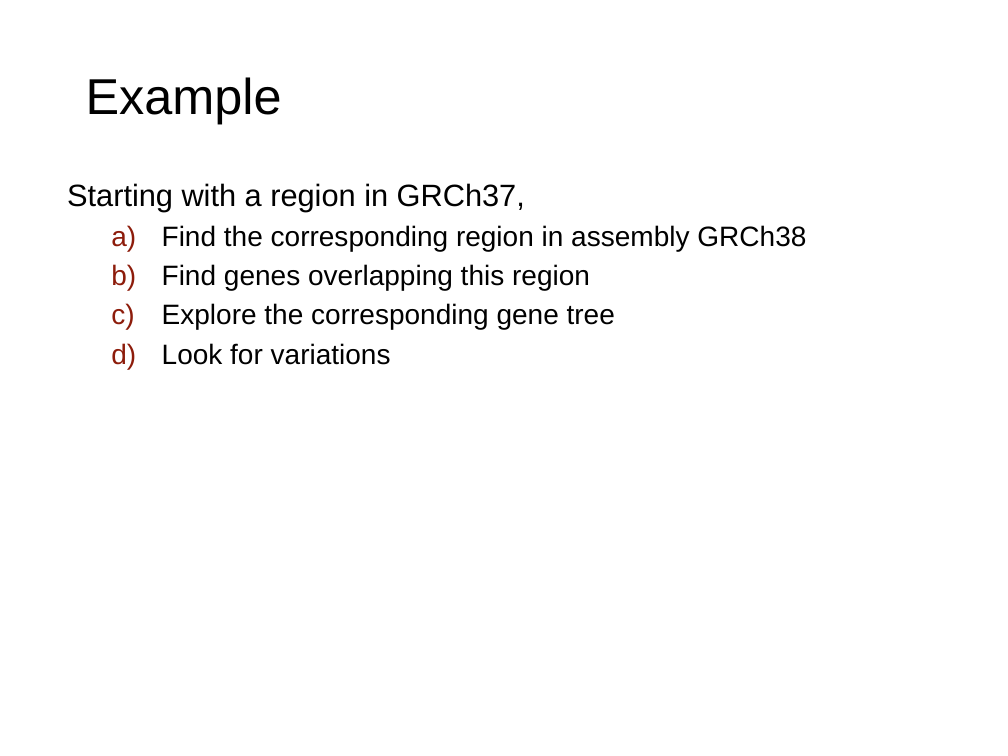
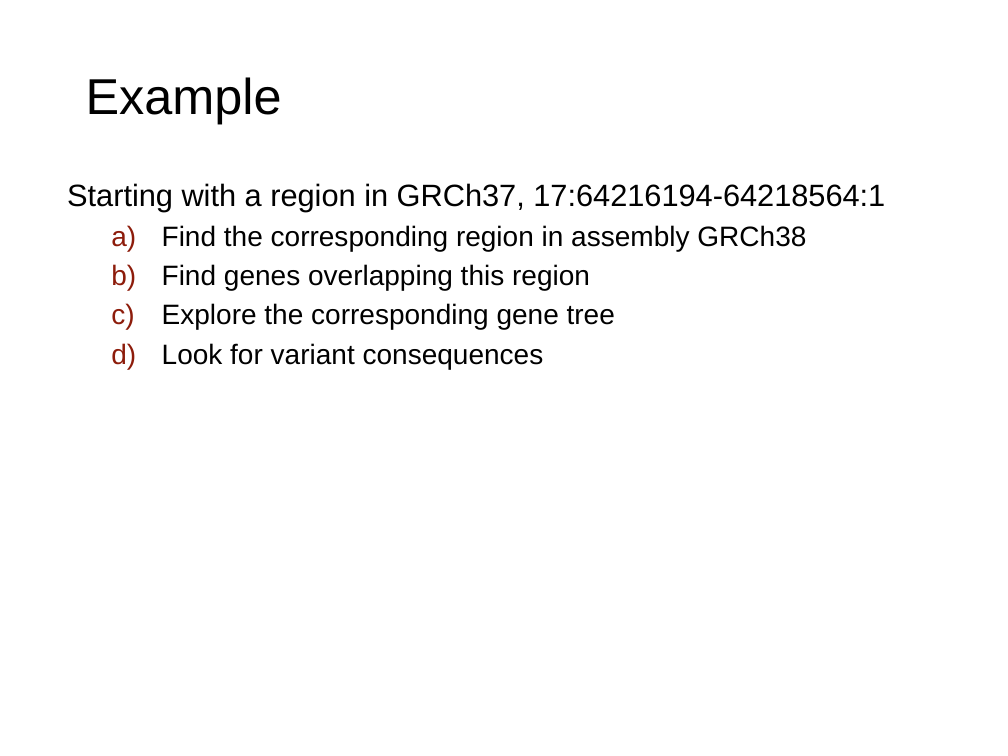
Before and after one commit to Ensembl/ensembl-presentation, a slide deck: slide 29 of API/REST/REST_bitesized.pptx. Drawn at 1008x756 pixels with LibreOffice and Linux fonts; fonts in the diff are those of the drawing; background and template pictures are left out. Boxes give left, top, right and bottom in pixels: in the first picture for what was removed or moved away, otherwise in the second. Text is boxed around its words. In the diff, an @@ line names an element or a change of style, - is before the commit and + after.

```diff
--- a/API/REST/REST_bitesized.pptx
+++ b/API/REST/REST_bitesized.pptx
@@ text at <box>67,183,885,212</box>: text changed @@
-Starting with a region in GRCh37,
+Starting with a region in GRCh37, 17:64216194-64218564:1
@@ text at <box>162,343,544,369</box>: text changed @@
-  d) Look for variations
+  d) Look for variant consequences
```
Also in this commit, not shown: 1 slide added, 2 slides removed, 1 other file.
